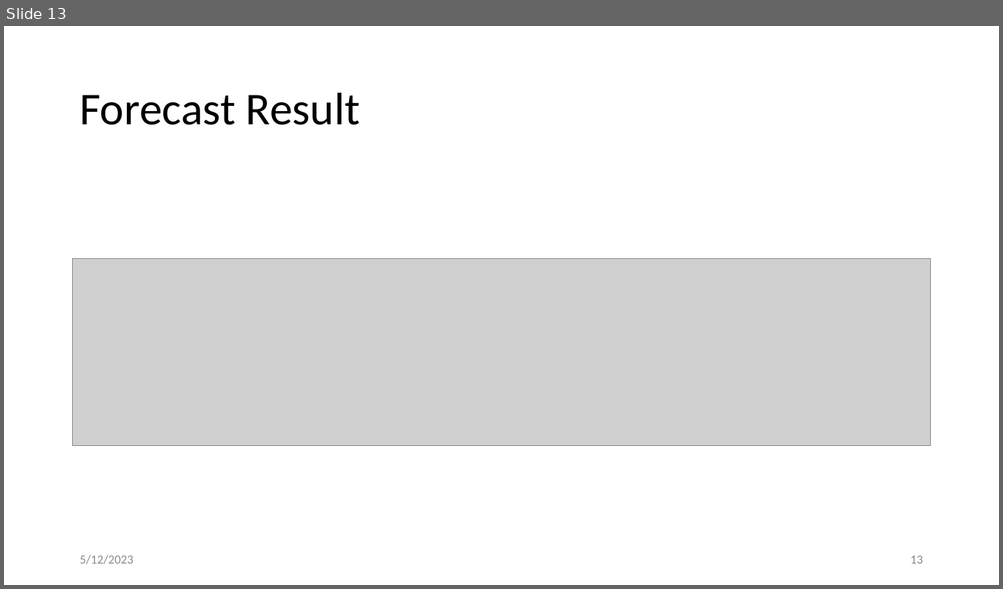
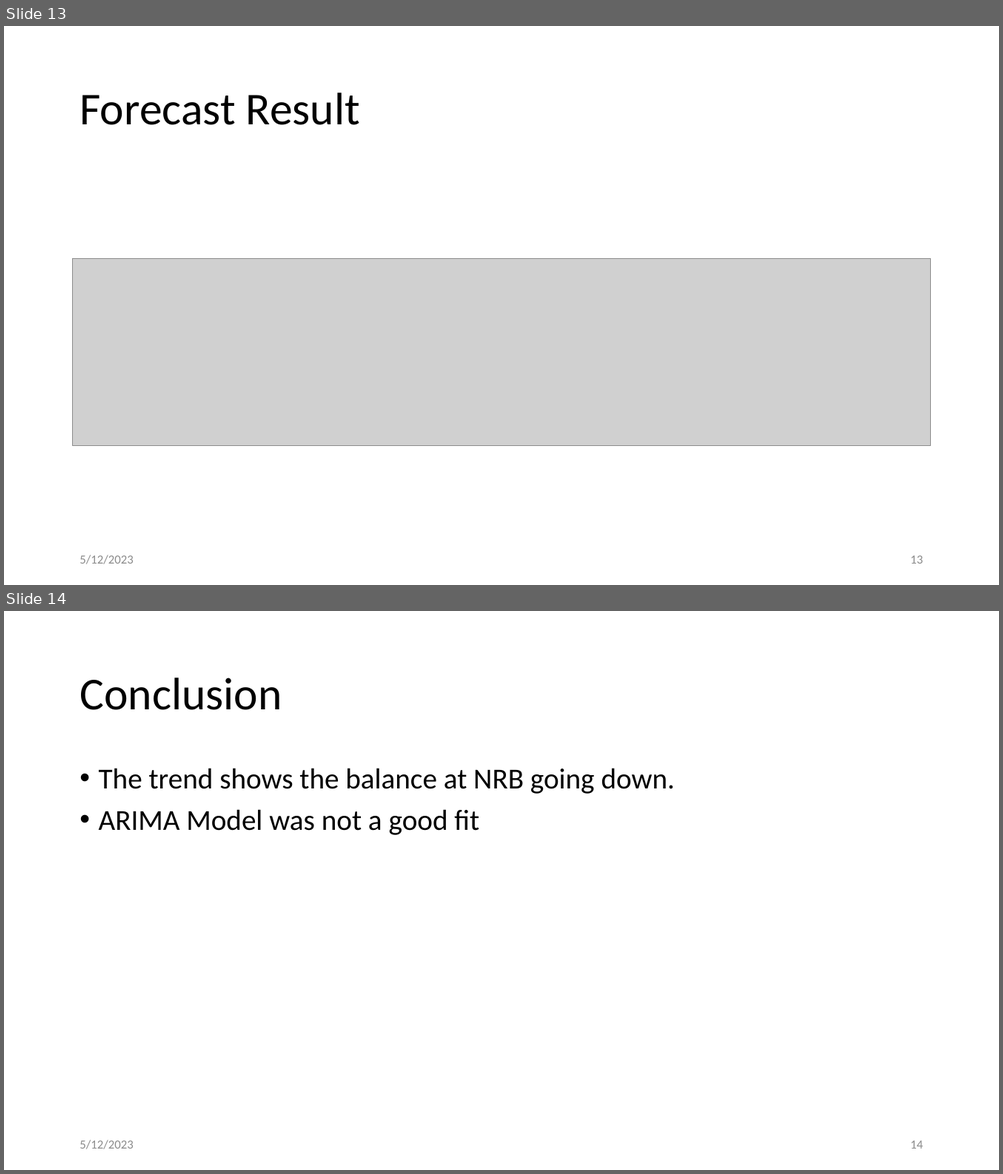
Before and after one commit to DipeshPoudel/MDS-658-Economic-Analysis, a slide deck: Analysis/TimeSeriesAnalysisofLiquidity_DipeshPoudel.pptx. Shown one above the other, each under a label of ours: slide 13 before the commit, slides 13 and 14 after it. The pictures are 1003x589 and 1003x1174 pixels, drawn with LibreOffice and Linux fonts; fonts in the diff are those of the drawing; grey boxes stand for pictures. Boxes give left, top, right and bottom in pixels: in the first picture for what was removed or moved away, otherwise in the second. Text is boxed around its words. In the diff, an @@ line names an element or a change of style, - is before the commit and + after.

```diff
--- a/Analysis/TimeSeriesAnalysisofLiquidity_DipeshPoudel.pptx
+++ b/Analysis/TimeSeriesAnalysisofLiquidity_DipeshPoudel.pptx
@@ slide 14 added at bbox=[4, 611, 999, 1170], background #FFFFFF @@
@@ title added at bbox=[79, 678, 282, 710], 44 pt, text #000000 @@
+Conclusion
@@ text added at bbox=[99, 768, 674, 835], 28 pt, text #000000 @@
+• The trend shows the balance at NRB going down.
+• ARIMA Model was not a good fit
@@ text added at bbox=[79, 1140, 133, 1150], 12 pt, text #8C8C8C @@
+5/12/2023
@@ page number added at bbox=[910, 1141, 922, 1149], 12 pt, text #8C8C8C @@
+14
```
Also in this commit, not shown: 2 slides changed.
